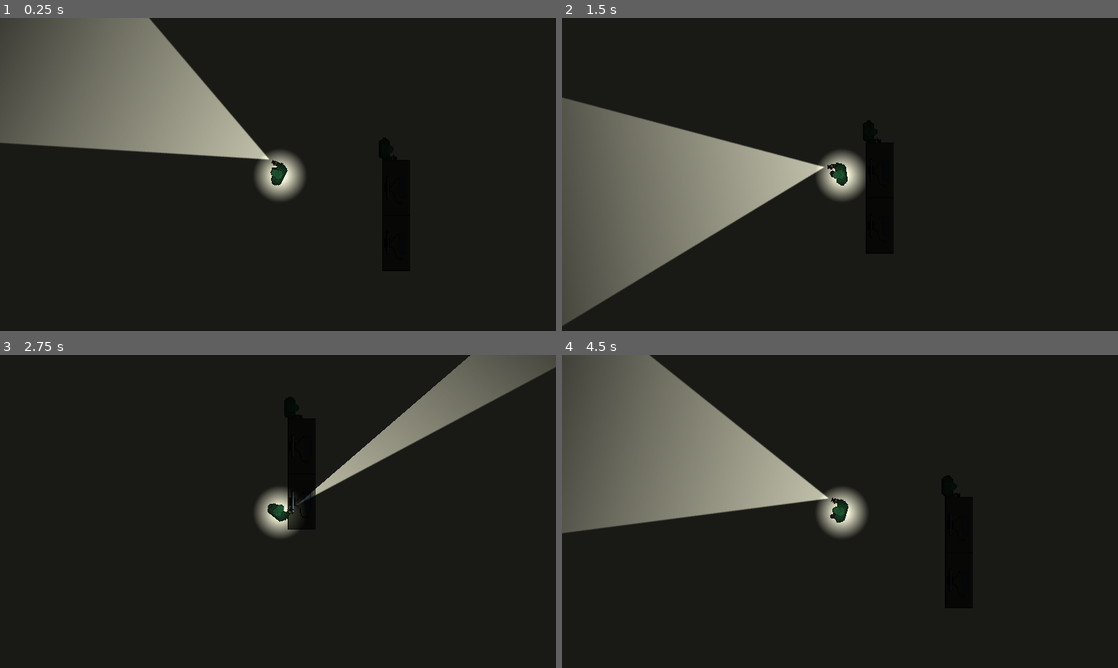
Above: before the commit, frames 1-4 (two rows, left to right).
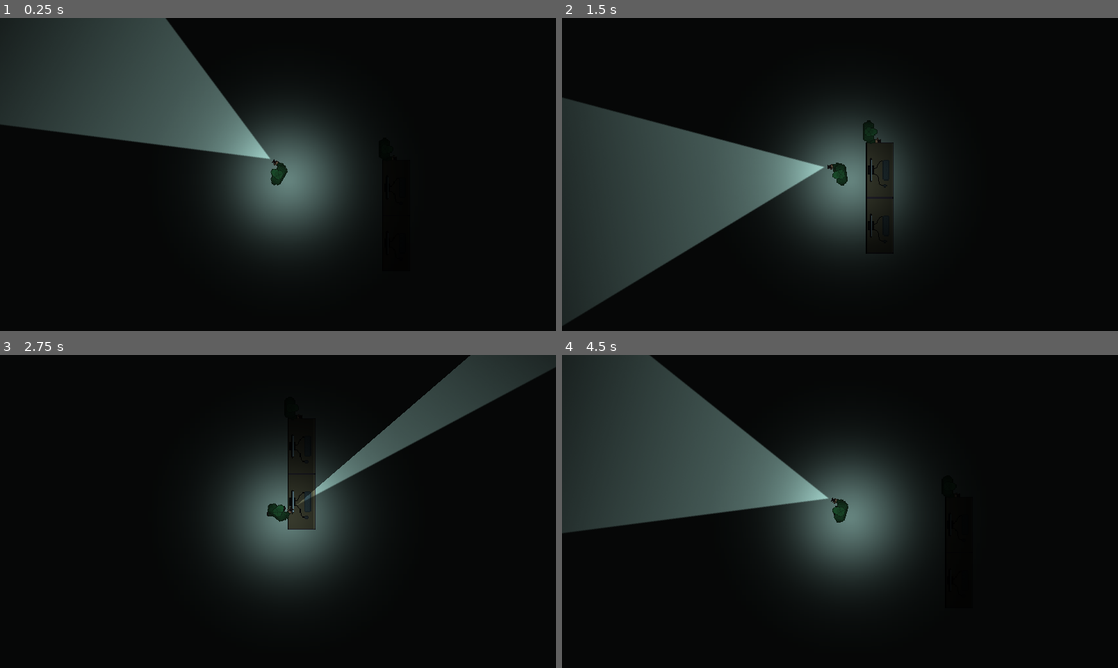
Above: after the commit, the same moments.

Repository: jeisaRaja/blackout-evacuation
Game: Godot game, scene res://scenes/areas/test_scene.tscn
Same seed, same stepped clock (60 frames per second), same inputs: the game is played once before the commit and once after it. The project has no main scene, so this scene is started directly.
Inputs (mouse positions are in pixels of both pictures, inside the frame that each line leads up to):
- Up to frame 1 (0.25 s): no input
- Up to frame 2 (1.5 s): tap Enter at 0.5 s; move the mouse to (962, 158) at 0.52 s; hold D (right) 0.53-1.28 s; move the mouse to (728, 190) at 1.27 s; hold S (down) from 1.28 s (still down)
- Up to frame 3 (2.75 s): move the mouse to (333, 442) at 2.02 s; release S (down) at 2.03 s; hold D (right) from 2.03 s (still down)
- Up to frame 4 (4.5 s): tap Space at 2.75 s; move the mouse to (812, 574) at 2.77 s; release D (right) at 2.78 s; hold W (up) 2.78-3.53 s; move the mouse to (1006, 558) at 3.52 s; hold A (left) from 3.53 s (still down); move the mouse to (673, 464) at 4.27 s

The runs differ from the first frame. In frame 1, 22% of the frame differs, in the area x 0-63%, y 0-71%; in frame 2, 22%; in frame 3, 10%; in frame 4, 23%.

Commit message:
feat: improve player functionality and update assets
- Add new item interactions (`use_item`, `pick_item`) in base_input.gd.
- Modify leg sprite rotation speed in movement.gd.
- Add mouse input mappings for left and right clicks in project.godot.
- Adjust player modulate color and animation timings in player.tscn.
- Update tilemap color and occlusion adjustments in tilemap.tres.
- Replace flashlight texture and lighting adjustments in player.tscn.
- Add flashlight instance in player scene, modify occluder settings.
- Update test scene background color for better contrast.
- Modify animation playback timings and values for smoother transitions.

Diff:
--- a/components/base_input.gd
+++ b/components/base_input.gd
@@ -2,3 +2,5 @@
 extends Node
 
 var direction: Vector2 = Vector2.ZERO
+var use_item := false
+var pick_item := false
--- /dev/null
+++ b/components/equippable.gd
@@ -0,0 +1,2 @@
+class_name Equippable
+extends Node
--- /dev/null
+++ b/components/inventory.gd
@@ -0,0 +1,6 @@
+class_name Inventory
+extends Node
+
+@export var hand_slot: Node2D
+@export var inventory_size: int = 2
+@export var inventory_slot: Array[Node2D]
--- /dev/null
+++ b/components/item_interaction.gd
@@ -0,0 +1,2 @@
+class_name ItemInteraction
+extends Node
--- a/components/movement.gd
+++ b/components/movement.gd
@@ -41,7 +41,7 @@
 				break
 
 		if leg_sprite_target_rotation != null:
-			current_rotation = lerp_angle(current_rotation, leg_sprite_target_rotation, 0.1)
+			current_rotation = lerp_angle(current_rotation, leg_sprite_target_rotation, 0.4)
 			parent.legs_sprite.rotation = current_rotation
 
 	if not animation_player:
--- a/project.godot
+++ b/project.godot
@@ -44,6 +44,16 @@
 "events": [Object(InputEventKey,"resource_local_to_scene":false,"resource_name":"","device":-1,"window_id":0,"alt_press …(192 unchanged characters)…
 ]
 }
+right_click={
+"deadzone": 0.5,
+"events": [Object(InputEventMouseButton,"resource_local_to_scene":false,"resource_name":"","device":-1,"window_id":0,"alt_pressed":false,"shift_pressed":false,"ctrl_pressed":false,"meta_pressed":false,"button_mask":2,"position":Vector2(116, 28),"global_position":Vector2(128, 85),"factor":1.0,"button_index":2,"canceled":false,"pressed":true,"double_click":false,"script":null)
+]
+}
+left_click={
+"deadzone": 0.5,
+"events": [Object(InputEventMouseButton,"resource_local_to_scene":false,"resource_name":"","device":-1,"window_id":0,"alt_pressed":false,"shift_pressed":false,"ctrl_pressed":false,"meta_pressed":false,"button_mask":1,"position":Vector2(158, 26),"global_position":Vector2(170, 83),"factor":1.0,"button_index":1,"canceled":false,"pressed":true,"double_click":false,"script":null)
+]
+}
 
 [rendering]
 
--- a/scenes/areas/test_scene.tscn
+++ b/scenes/areas/test_scene.tscn
@@ -27,4 +27,4 @@
 tile_set = ExtResource("3_0r0xo")
 
 [node name="CanvasModulate" type="CanvasModulate" parent="."]
-color = Color(0.10524, 0.10524, 0.10524, 1)
+color = Color(0.0475576, 0.0475577, 0.0475576, 1)
--- /dev/null
+++ b/scenes/items/battery.gd
@@ -0,0 +1,5 @@
+class_name Battery
+extends Area2D
+
+const MAX_CAPACITY = 100
+@export var current_capacity: float = 100
--- /dev/null
+++ b/scenes/items/battery.tscn
@@ -0,0 +1,13 @@
+[gd_scene load_steps=3 format=3 uid="uid://dduvjgw68xi44"]
+
+[ext_resource type="Script" path="res://scenes/items/battery.gd" id="1_bcip5"]
+
+[sub_resource type="CircleShape2D" id="CircleShape2D_217v0"]
+
+[node name="Battery" type="Area2D"]
+script = ExtResource("1_bcip5")
+
+[node name="Sprite2D" type="Sprite2D" parent="."]
+
+[node name="CollisionShape2D" type="CollisionShape2D" parent="."]
+shape = SubResource("CircleShape2D_217v0")
--- /dev/null
+++ b/scenes/items/flashlight.gd
@@ -0,0 +1,12 @@
+class_name Flashlight
+extends PointLight2D
+
+@export var battery: Battery
+
+
+func _ready():
+	pass
+
+
+func _physics_process(_delta):
+	pass
--- /dev/null
+++ b/scenes/items/flashlight.tscn
@@ -0,0 +1,16 @@
+[gd_scene load_steps=4 format=3 uid="uid://3m5pqfvjh5qp"]
+
+[ext_resource type="Texture2D" uid="uid://gc3em01fxyup" path="res://arts/flashlight_texture.png" id="1_opihh"]
+[ext_resource type="Script" path="res://scenes/items/flashlight.gd" id="2_k1o68"]
+[ext_resource type="Script" path="res://components/equippable.gd" id="3_8v316"]
+
+[node name="Flashlight" type="PointLight2D"]
+position = Vector2(13, 11)
+energy = 0.7
+shadow_enabled = true
+texture = ExtResource("1_opihh")
+offset = Vector2(53, 0)
+script = ExtResource("2_k1o68")
+
+[node name="Equippable" type="Node" parent="."]
+script = ExtResource("3_8v316")
--- a/scenes/player/player.tscn
+++ b/scenes/player/player.tscn
@@ -4,41 +4,25 @@
 [ext_resource type="Texture2D" uid="uid://c8spn7mww56bi" path="res://arts/player_janitor.png" id="1_l5121"]
 [ext_resource type="Texture2D" uid="uid://d21x6bv57ys3t" path="res://arts/player_janitor_legs.png" id="2_jle6h"]
 [ext_resource type="Script" path="res://components/movement.gd" id="3_ivawj"]
+[ext_resource type="PackedScene" uid="uid://3m5pqfvjh5qp" path="res://scenes/items/flashlight.tscn" id="4_fp371"]
 [ext_resource type="Script" path="res://components/player_input.gd" id="4_kb5is"]
-[ext_resource type="Texture2D" uid="uid://gc3em01fxyup" path="res://arts/flashlight_texture.png" id="5_jxg3p"]
+
+[sub_resource type="OccluderPolygon2D" id="OccluderPolygon2D_1iyv2"]
+polygon = PackedVector2Array(-8, -9, -8, 8, -6, 11, -2, 13, 3, 11, 5, 8, 5, 3, 5, -9, 1, -12, -2, -12, -5, -11)
 
 [sub_resource type="CircleShape2D" id="CircleShape2D_0yb72"]
 radius = 11.0
 
 [sub_resource type="Gradient" id="Gradient_kqh24"]
-colors = PackedColorArray(1, 1, 1, 1, 0, 0, 0, 1)
+interpolation_mode = 2
+offsets = PackedFloat32Array(0, 0.520833, 1)
+colors = PackedColorArray(1, 1, 1, 1, 0.192708, 0.192708, 0.192708, 1, 0, 0, 0, 1)
 
 [sub_resource type="GradientTexture2D" id="GradientTexture2D_0kjmq"]
 gradient = SubResource("Gradient_kqh24")
 fill = 1
 fill_from = Vector2(0.529412, 0.516544)
-fill_to = Vector2(0.819853, 0.21875)
-
-[sub_resource type="OccluderPolygon2D" id="OccluderPolygon2D_1iyv2"]
-polygon = PackedVector2Array(-8, -9, -8, 8, -6, 11, -2, 13, 3, 11, 5, 8, 5, 3, 5, -9, 1, -12, -2, -12, -5, -11)
-
-[sub_resource type="Animation" id="Animation_x2nyy"]
-resource_name = "walk"
-length = 1.45
-loop_mode = 1
-step = 0.1
-tracks/0/type = "value"
-tracks/0/imported = false
-tracks/0/enabled = true
-tracks/0/path = NodePath("Legs:frame")
-tracks/0/interp = 1
-tracks/0/loop_wrap = true
-tracks/0/keys = {
-"times": PackedFloat32Array(0, 0.08, 0.16, 0.24, 0.32, 0.4, 0.48, 0.56, 0.64, 0.72, 0.8, 0.88, 0.96, 1.04, 1.12, 1.2, 1.28, 1.36),
-"transitions": PackedFloat32Array(1, 1, 1, 1, 1, 1, 1, 1, 1, 1, 1, 1, 1, 1, 1, 1, 1, 1),
-"update": 1,
-"values": [5, 6, 7, 8, 9, 10, 11, 12, 13, 14, 15, 16, 17, 18, 19, 2, 3, 4]
-}
+fill_to = Vector2(0.867647, 0.255515)
 
 [sub_resource type="Animation" id="Animation_geo1l"]
 length = 0.001
@@ -55,6 +39,24 @@
 "values": [5]
 }
 
+[sub_resource type="Animation" id="Animation_x2nyy"]
+resource_name = "walk"
+length = 1.3
+loop_mode = 1
+step = 0.05
+tracks/0/type = "value"
+tracks/0/imported = false
+tracks/0/enabled = true
+tracks/0/path = NodePath("Legs:frame")
+tracks/0/interp = 1
+tracks/0/loop_wrap = true
+tracks/0/keys = {
+"times": PackedFloat32Array(0, 0.06144, 0.12288, 0.18432, 0.24576, 0.3072, 0.418956, 0.480396, 0.541836, 0.603276, 0.664716, 0.726156, 0.787596, 0.849036, 0.990352, 1.05179, 1.11323, 1.17467),
+"transitions": PackedFloat32Array(1, 1, 1, 1, 1, 1, 1, 1, 1, 1, 1, 1, 1, 1, 1, 1, 1, 1),
+"update": 1,
+"values": [5, 6, 7, 8, 9, 10, 11, 12, 13, 14, 15, 16, 17, 18, 19, 2, 3, 4]
+}
+
 [sub_resource type="AnimationLibrary" id="AnimationLibrary_m7f0y"]
 _data = {
 "RESET": SubResource("Animation_geo1l"),
@@ -62,7 +64,7 @@
 }
 
 [node name="Player" type="CharacterBody2D"]
-modulate = Color(0.586675, 0.586675, 0.586675, 1)
+modulate = Color(0.691357, 0.691357, 0.691357, 1)
 script = ExtResource("1_5i256")
 
 [node name="Legs" type="Sprite2D" parent="."]
@@ -72,14 +74,13 @@
 frame = 5
 
 [node name="Body" type="Sprite2D" parent="."]
+rotation = 1.5708
 texture = ExtResource("1_l5121")
 
-[node name="Flashlight" type="PointLight2D" parent="Body"]
-position = Vector2(13, 11)
-energy = 0.7
-shadow_enabled = true
-texture = ExtResource("5_jxg3p")
-offset = Vector2(53, 0)
+[node name="Flashlight" parent="Body" instance=ExtResource("4_fp371")]
+
+[node name="LightOccluder2D" type="LightOccluder2D" parent="Body"]
+occluder = SubResource("OccluderPolygon2D_1iyv2")
 
 [node name="CollisionShape2D" type="CollisionShape2D" parent="."]
 shape = SubResource("CircleShape2D_0yb72")
@@ -96,12 +97,9 @@
 script = ExtResource("4_kb5is")
 
 [node name="AreaLight" type="PointLight2D" parent="."]
-energy = 1.2
+energy = 0.8
 texture = SubResource("GradientTexture2D_0kjmq")
-texture_scale = 1.2
-
-[node name="LightOccluder2D" type="LightOccluder2D" parent="."]
-occluder = SubResource("OccluderPolygon2D_1iyv2")
+texture_scale = 6.0
 
 [node name="AnimationPlayer" type="AnimationPlayer" parent="."]
 libraries = {
--- a/tilemap/tilemap.tres
+++ b/tilemap/tilemap.tres
@@ -17,10 +17,13 @@
 3:4/0/modulate = Color(0.443534, 0.599553, 0.654262, 1)
 3:4/0/physics_layer_0/polygon_0/points = PackedVector2Array(-8, -8, 8, -8, 8, 8, -8, 8)
 8:4/0 = 0
-8:4/0/modulate = Color(0.456852, 0.456852, 0.456852, 1)
+8:4/0/modulate = Color(0.500794, 0.654383, 0.710607, 1)
 9:4/0 = 0
+9:4/0/modulate = Color(0.500794, 0.654383, 0.710607, 1)
 10:4/0 = 0
+10:4/0/modulate = Color(0.500794, 0.654383, 0.710607, 1)
 11:4/0 = 0
+11:4/0/modulate = Color(0.500794, 0.654383, 0.710607, 1)
 2:5/0 = 0
 2:5/0/modulate = Color(0.443534, 0.599553, 0.654262, 1)
 2:5/0/occlusion_layer_0/polygon = SubResource("OccluderPolygon2D_13lq7")
@@ -29,10 +32,13 @@
 3:5/0/modulate = Color(0.443534, 0.599553, 0.654262, 1)
 3:5/0/physics_layer_0/polygon_0/points = PackedVector2Array(-8, -8, 8, -8, 8, 8, -8, 8)
 8:5/0 = 0
-8:5/0/modulate = Color(0.456852, 0.456852, 0.456852, 1)
+8:5/0/modulate = Color(0.500794, 0.654383, 0.710607, 1)
 9:5/0 = 0
+9:5/0/modulate = Color(0.500794, 0.654383, 0.710607, 1)
 10:5/0 = 0
+10:5/0/modulate = Color(0.500794, 0.654383, 0.710607, 1)
 11:5/0 = 0
+11:5/0/modulate = Color(0.500794, 0.654383, 0.710607, 1)
 2:6/0 = 0
 2:6/0/modulate = Color(0.443534, 0.599553, 0.654262, 1)
 2:6/0/occlusion_layer_0/polygon = SubResource("OccluderPolygon2D_an7pe")
@@ -41,10 +47,13 @@
 3:6/0/modulate = Color(0.443534, 0.599553, 0.654262, 1)
 3:6/0/physics_layer_0/polygon_0/points = PackedVector2Array(-8, -8, 8, -8, 8, 8, -8, 8)
 8:6/0 = 0
-8:6/0/modulate = Color(0.456852, 0.456852, 0.456852, 1)
+8:6/0/modulate = Color(0.500794, 0.654383, 0.710607, 1)
 9:6/0 = 0
+9:6/0/modulate = Color(0.500794, 0.654383, 0.710607, 1)
 10:6/0 = 0
+10:6/0/modulate = Color(0.500794, 0.654383, 0.710607, 1)
 11:6/0 = 0
+11:6/0/modulate = Color(0.500794, 0.654383, 0.710607, 1)
 2:7/0 = 0
 2:7/0/modulate = Color(0.443534, 0.599553, 0.654262, 1)
 2:7/0/physics_layer_0/polygon_0/points = PackedVector2Array(-8, -8, 8, -8, 8, 8, -8, 8)
@@ -52,38 +61,69 @@
 3:7/0/modulate = Color(0.443534, 0.599553, 0.654262, 1)
 3:7/0/physics_layer_0/polygon_0/points = PackedVector2Array(-8, -8, 8, -8, 8, 8, -8, 8)
 8:7/0 = 0
-8:7/0/modulate = Color(0.456852, 0.456852, 0.456852, 1)
+8:7/0/modulate = Color(0.500794, 0.654383, 0.710607, 1)
 9:7/0 = 0
+9:7/0/modulate = Color(0.500794, 0.654383, 0.710607, 1)
 10:7/0 = 0
+10:7/0/modulate = Color(0.500794, 0.654383, 0.710607, 1)
 11:7/0 = 0
+11:7/0/modulate = Color(0.500794, 0.654383, 0.710607, 1)
 2:9/0 = 0
+2:9/0/modulate = Color(0.500794, 0.654383, 0.710607, 1)
 3:9/0 = 0
+3:9/0/modulate = Color(0.500794, 0.654383, 0.710607, 1)
 2:10/0 = 0
+2:10/0/modulate = Color(0.500794, 0.654383, 0.710607, 1)
 3:10/0 = 0
+3:10/0/modulate = Color(0.500794, 0.654383, 0.710607, 1)
 2:1/0 = 0
+2:1/0/modulate = Color(0.500794, 0.654383, 0.710607, 1)
 3:1/0 = 0
+3:1/0/modulate = Color(0.500794, 0.654383, 0.710607, 1)
 4:1/0 = 0
+4:1/0/modulate = Color(0.500794, 0.654383, 0.710607, 1)
 5:1/0 = 0
+5:1/0/modulate = Color(0.500794, 0.654383, 0.710607, 1)
 2:2/0 = 0
+2:2/0/modulate = Color(0.500794, 0.654383, 0.710607, 1)
 3:2/0 = 0
+3:2/0/modulate = Color(0.500794, 0.654383, 0.710607, 1)
 4:2/0 = 0
+4:2/0/modulate = Color(0.500794, 0.654383, 0.710607, 1)
 5:2/0 = 0
+5:2/0/modulate = Color(0.500794, 0.654383, 0.710607, 1)
 7:2/0 = 0
+7:2/0/modulate = Color(0.500794, 0.654383, 0.710607, 1)
 7:1/0 = 0
+7:1/0/modulate = Color(0.500794, 0.654383, 0.710607, 1)
 8:1/0 = 0
+8:1/0/modulate = Color(0.500794, 0.654383, 0.710607, 1)
 9:1/0 = 0
+9:1/0/modulate = Color(0.500794, 0.654383, 0.710607, 1)
 10:1/0 = 0
+10:1/0/modulate = Color(0.500794, 0.654383, 0.710607, 1)
 8:2/0 = 0
+8:2/0/modulate = Color(0.500794, 0.654383, 0.710607, 1)
 9:2/0 = 0
+9:2/0/modulate = Color(0.500794, 0.654383, 0.710607, 1)
 10:2/0 = 0
+10:2/0/modulate = Color(0.500794, 0.654383, 0.710607, 1)
 5:4/0 = 0
+5:4/0/modulate = Color(0.500794, 0.654383, 0.710607, 1)
 5:5/0 = 0
+5:5/0/modulate = Color(0.500794, 0.654383, 0.710607, 1)
 5:6/0 = 0
+5:6/0/modulate = Color(0.500794, 0.654383, 0.710607, 1)
 5:7/0 = 0
+5:7/0/modulate = Color(0.500794, 0.654383, 0.710607, 1)
 6:4/0 = 0
+6:4/0/modulate = Color(0.500794, 0.654383, 0.710607, 1)
 6:5/0 = 0
+6:5/0/modulate = Color(0.500794, 0.654383, 0.710607, 1)
 6:6/0 = 0
+6:6/0/modulate = Color(0.500794, 0.654383, 0.710607, 1)
 6:7/0 = 0
+6:7/0/modulate = Color(0.500794, 0.654383, 0.710607, 1)
 
 [resource]
 occlusion_layer_0/light_mask = 1
Binary file changed: arts/player_janitor_legs.png
Empty file added: components/consumable.gd
